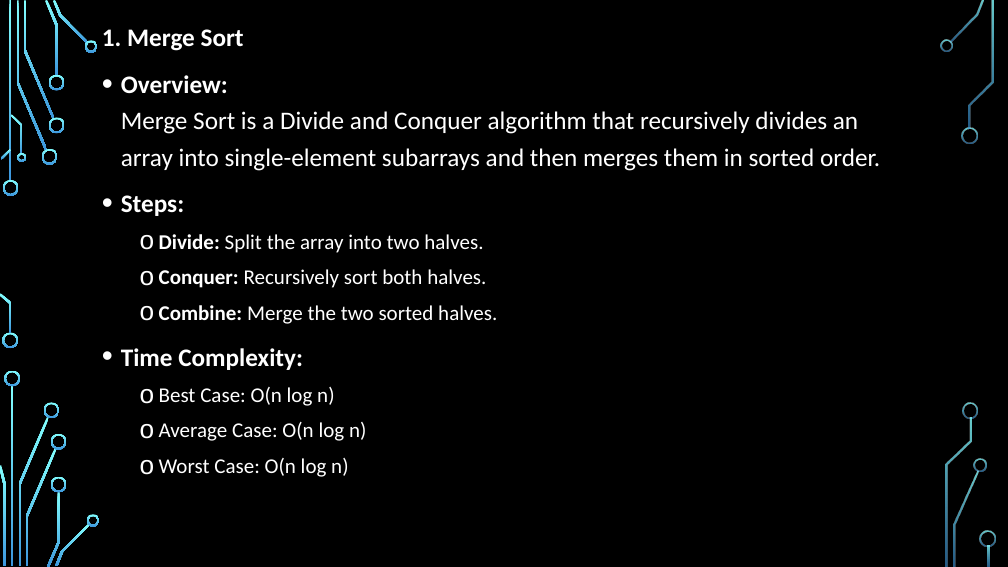
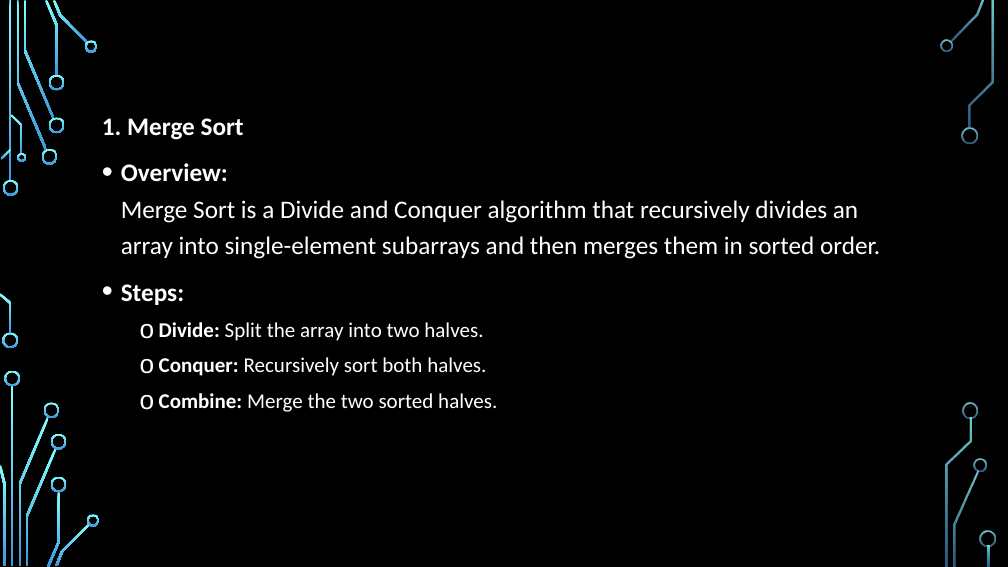
Before and after one commit to thanhye/ASM1, a slide deck: slide 9 of BH01702_TranVanThanh_SE07102.pptx. Drawn at 1008x567 pixels with LibreOffice and Linux fonts; fonts in the diff are those of the drawing; background and template pictures are left out. Boxes give left, top, right and bottom in pixels: in the first picture for what was removed or moved away, otherwise in the second. Text is boxed around its words. In the diff, an @@ line names an element or a change of style, - is before the commit and + after.

```diff
--- a/BH01702_TranVanThanh_SE07102.pptx
+++ b/BH01702_TranVanThanh_SE07102.pptx
@@ text "1. Merge Sort": place and size @@
-text "1. Merge Sort" at [102,29,880,477]
+text "1. Merge Sort" at [102,118,880,412]
@@ text at [121,348,366,477]: paragraphs removed @@
-• Time Complexity:
-  o Best Case: O(n log n)
-  o Average Case: O(n log n)
-  o Worst Case: O(n log n)
```
Also in this commit, not shown: 6 other slides changed, 4 slides added, 1 slide removed.
